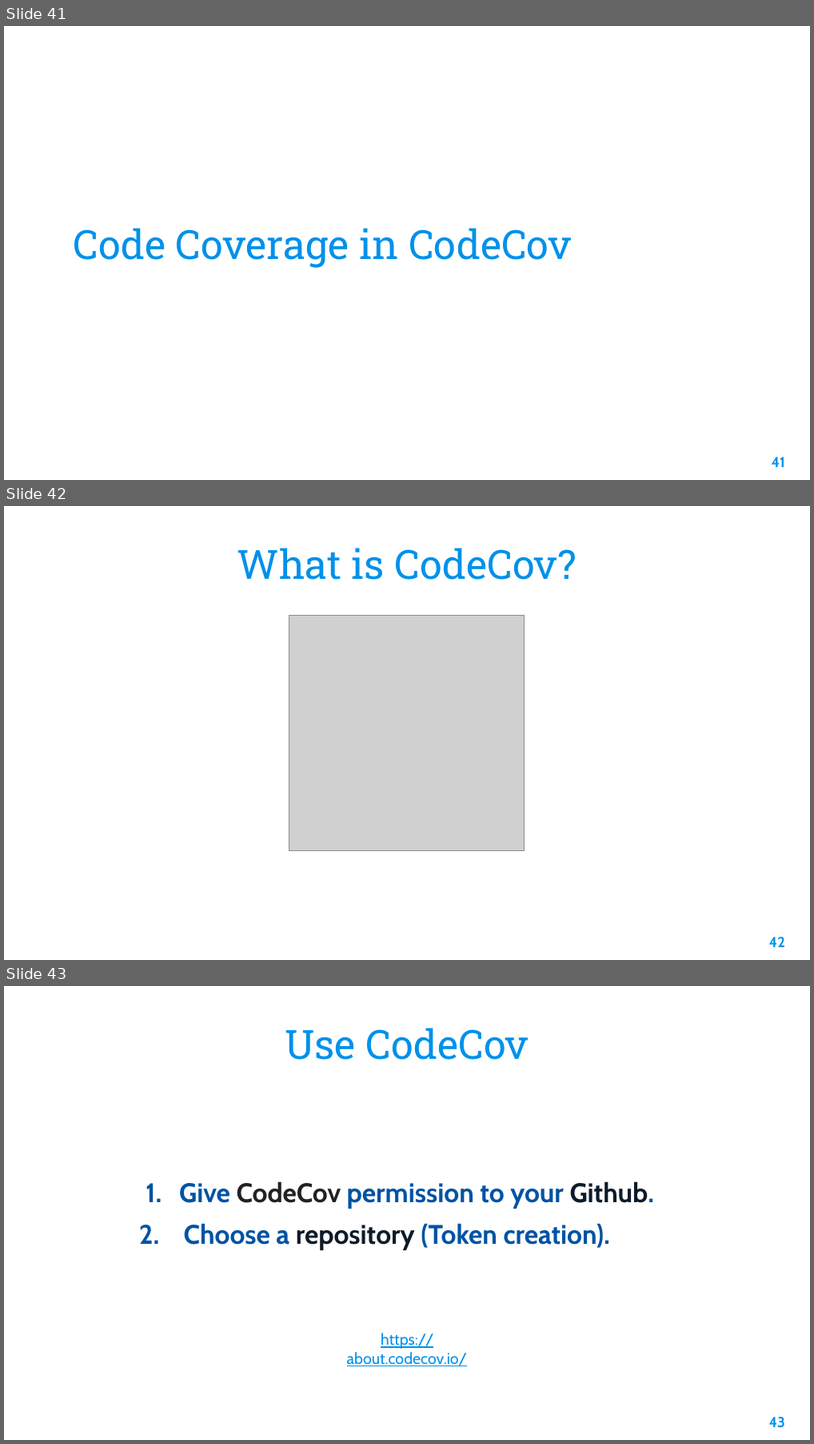
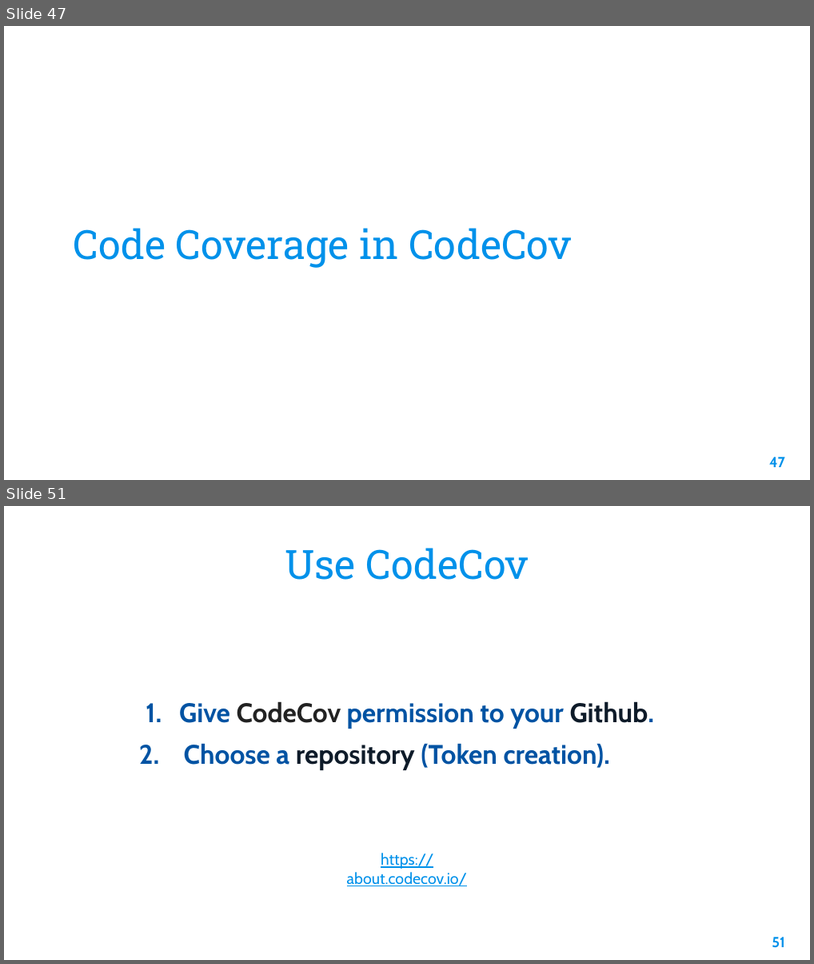
Before and after one commit to ULL-ESIT-PAI-2021-2022/2021-2022-pai-tdd-codecov-gabriel-pablo, a slide deck: slides/TDD+Coverage.pptx. Shown one above the other, each under a label of ours: slides 41, 42 and 43 before the commit, slides 47 and 51 after it; the slides between them are not shown. The pictures are 814x1444 and 814x964 pixels, drawn with LibreOffice and Linux fonts; fonts in the diff are those of the drawing; grey boxes stand for pictures; background and template pictures are left out. Boxes give left, top, right and bottom in pixels: in the first picture for what was removed or moved away, otherwise in the second. Text is boxed around its words. In the diff, an @@ line names an element or a change of style, - is before the commit and + after.

```diff
--- a/slides/TDD+Coverage.pptx
+++ b/slides/TDD+Coverage.pptx
@@ slide 42 removed at <box>4,506,810,960</box>, background picture (left out) @@
@@ title removed at <box>238,548,576,580</box> @@
-What is CodeCov?
@@ picture removed at <box>290,615,525,850</box> @@
@@ page number removed at <box>770,936,786,947</box> @@
-42
@@ what was slide 41 is now slide 47 @@
@@ page number at <box>770,456,786,467</box>: text changed @@
-41
+47
@@ what was slide 43 is now slide 51 @@
@@ page number at <box>772,936,785,948</box>: text changed @@
-43
+51
```
Also in this commit, not shown: 11 slides changed, 9 slides added, 2 other files.
